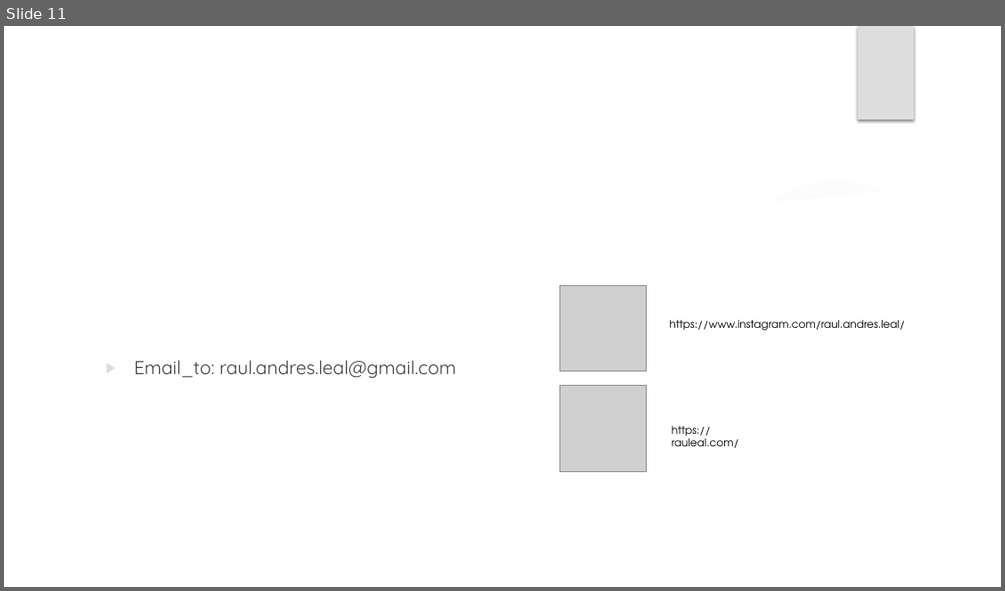
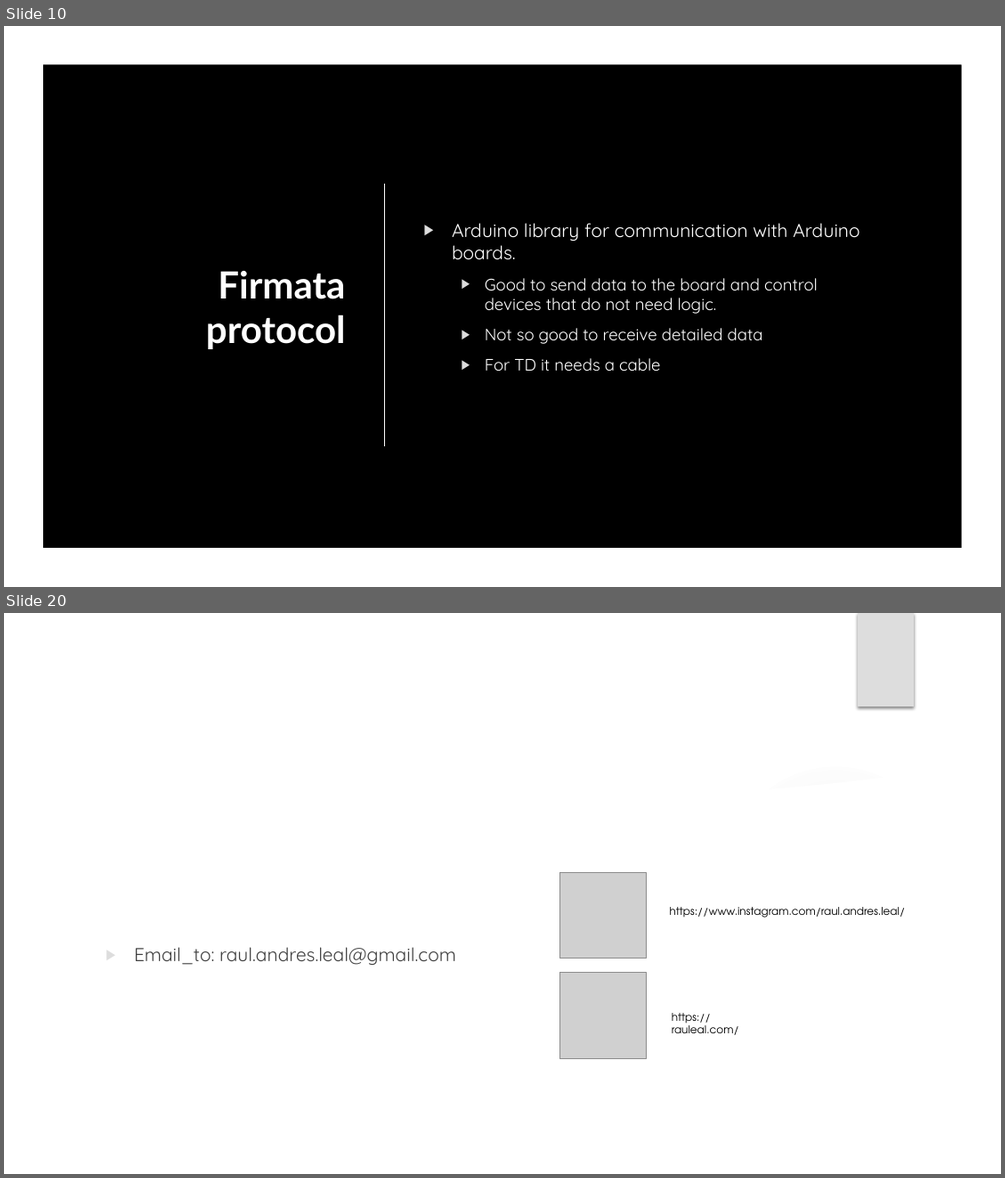
Before and after one commit to Rauleal/TouchDesigner_Bauhaus_workshop, a slide deck: Sensors_Osc Workshop/Workshop_presentation.pptx. Shown one above the other, each under a label of ours: slide 11 before the commit, slides 10 and 20 after it; the slides between them are not shown. The pictures are 1005x591 and 1005x1178 pixels, drawn with LibreOffice and Linux fonts; fonts in the diff are those of the drawing; grey boxes stand for pictures; background and template pictures are left out. Boxes give left, top, right and bottom in pixels: in the first picture for what was removed or moved away, otherwise in the second. Text is boxed around its words. In the diff, an @@ line names an element or a change of style, - is before the commit and + after.

```diff
--- a/Sensors_Osc Workshop/Workshop_presentation.pptx
+++ b/Sensors_Osc Workshop/Workshop_presentation.pptx
@@ slide 10 added at [4, 26, 1001, 587], background picture (left out) @@
@@ freeform shape added at [4, 26, 1001, 587], fill #000000 @@
@@ rectangle added at [4, 26, 1001, 587], fill #000000 @@
@@ freeform shape added at [4, 26, 1001, 587], fill #FFFFFF @@
@@ rectangle added at [858, 26, 914, 119], fill #DDDDDD @@
@@ line added from (385, 184) to (385, 445), #FFFFFF 1.25 pt @@
@@ text added at [452, 223, 859, 371], 16 pt, text #FFFFFF @@
+▶ Arduino library for communication with Arduino boards.
+  ▶ Good to send data to the board and control devices that do not need logic.
+  ▶ Not so good to receive detailed data
+  ▶ For TD it needs a cable
@@ ellipse added at [4, 244, 347, 587], fill gradient #5F5F5F @@
@@ title added at [206, 271, 346, 349], 36 pt, text #FFFFFF, bold @@
+Firmata protocol
@@ ellipse added at [720, 506, 801, 587], fill gradient #5F5F5F @@
@@ what was slide 11 is now slide 20 @@
```
Also in this commit, not shown: 5 slides changed, 9 other slides added, 1 slide removed, 38 other files.
